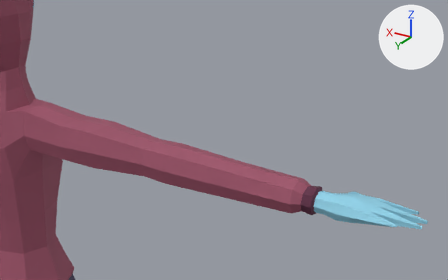
A saved change to the FBX model Assets/Visual/Models/Compo2/Oni/Perso_Oni_export_01.fbx.
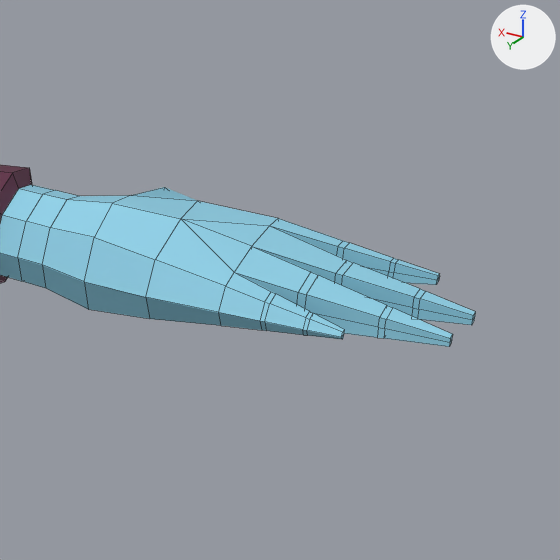
Each version is shown from a 50 mm lens placed at (-6.56, 5.17, 12.72), pointed at (-3.7, 0.4, 10.33), then close up on the part from 70% to 100% of the width and 52% to 100% of the height. Arrows for +X, +Y and +Z are at upper right; the lights stay in place. The close-ups show mesh edges as thin lines. Where no turn or scale is listed for an object, it has been applied to the vertices.
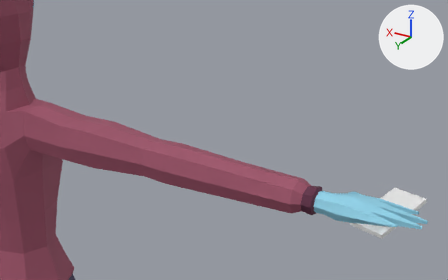
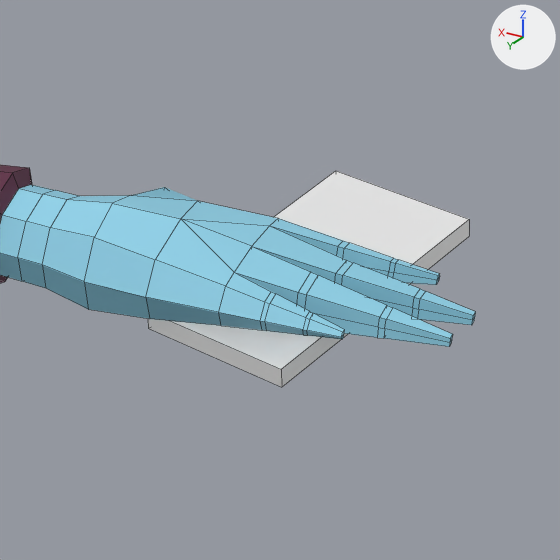
Edits to the scene script, one JSON object a line:
```json
{"op": "add", "block": "me_cube", "code": ["me_cube = bpy.data.meshes.new('Cube')", "me_cube.from_pydata([(-2.358, -8.238, -0.792), (-2.576, -8.919, -0.677), (-2.363, -8.244, -0.839), (-2.581, -8.925, -0.725), (-2.706, -8.124, -0.774), (-2.924, -8.804, -0.659), (-2.711, -8.13, -0.822), (-2.929, -8.811, -0.707)], [], [(0, 1, 3, 2), (2, 3, 7, 6), (6, 7, 5, 4), (4, 5, 1, 0), (2, 6, 4, 0), (7, 3, 1, 5)])"]}
{"op": "add", "block": "ob_telephone_mesh", "code": ["ob_telephone_mesh = bpy.data.objects.new('telephone_mesh', me_cube)", "ob_telephone_mesh.location = (-2.57, 8.333, 10.441)"]}
```

Changed parts and their boxes (x1, y1, x2, y2) in the close-ups (560 x 560 px):
```json
{"object": "telephone_mesh", "change": "added", "after": [148, 171, 469, 387]}
```
